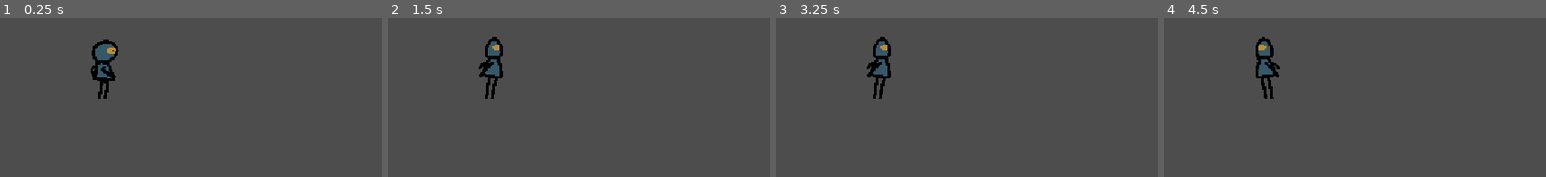
Above: before the commit, frames 1-4 (left to right).
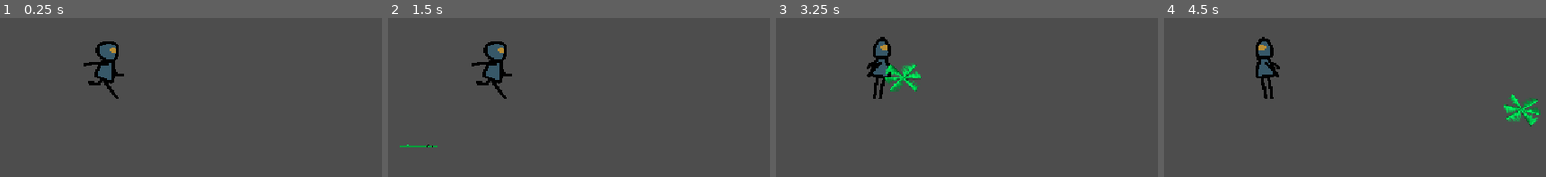
Above: after the commit, the same moments.

Repository: mr-chen-rui/Harvest-2026
Game: Godot game, scene res://test.tscn
Two runs of this game, one before a commit and one after it. Both use one fixed random seed, a clock stepped at 60 frames per second and the inputs below.
Inputs (mouse positions are in pixels of both pictures, inside the frame that each line leads up to):
- Up to frame 1 (0.25 s): no input
- Up to frame 2 (1.5 s): tap Enter at 0.5 s; move the mouse to (647, 40) at 0.52 s; hold Space (throw) 0.53-1.28 s; hold D (right) from 0.53 s (still down); click (647, 40) at 0.67 s; tap W (jump) at 0.77, 0.8, 1.07, 1.35 s; move the mouse to (outside the picture) at 1.27 s
- Up to frame 3 (3.25 s): tap W (jump) at 1.52, 1.82, 2.3, 3.02 s; tap Space (throw) at 1.55, 3.05 s; move the mouse to (outside the picture) at 2.02 s; release D (right) at 2.03 s; hold A (left) 2.03-2.78 s; hold Space (throw) 2.03-2.78 s; tap Enter at 2.75 s; move the mouse to (844, 142) at 2.77 s; hold D (right) from 2.78 s (still down); tap Alt at 2.85 s; click (844, 142) at 2.92 s
- Up to frame 4 (4.5 s): tap W (jump) at 3.32 s; move the mouse to (1484, 121) at 3.52 s; hold W (jump) 3.53-4.28 s; tap Shift at 3.6 s; move the mouse to (outside the picture) at 4.27 s; release D (right) at 4.28 s; hold A (left) from 4.28 s (still down); tap Space (throw) at 4.35 s

The runs differ from the first frame. In frame 1, 1.2% of the frame differs, in the area x 21-33%, y 13-51%; in frame 2, 1.2%, in the area x 3-33%, y 11-82%; in frame 3, 0.9%; in frame 4, 0.9%.

Commit message:
Made bamboo work

Diff:
--- /dev/null
+++ b/Entities/Player/bamboo.gd
@@ -0,0 +1,43 @@
+extends Node2D
+
+var stuck_in_wall : bool = false
+var returning : bool = false
+var velocity : Vector2 = Vector2(0,0)
+
+var player : Player
+
+# Called when the node enters the scene tree for the first time.
+func _ready() -> void:
+	if velocity.x < 0:
+		$cant_pierce.target_position = -$cant_pierce.target_position
+		$can_pierce.target_position = -$can_pierce.target_position
+
+
+# Called every frame. 'delta' is the elapsed time since the previous frame.
+func _process(delta: float) -> void:
+	if stuck_in_wall and Input.is_action_just_pressed("throw"):
+		stuck_in_wall = false
+		returning = true
+		$Bamboo.play("spin")
+	elif $can_pierce.is_colliding() and not stuck_in_wall and not returning:
+		$Bamboo.play("stuck")
+		stuck_in_wall = true
+		returning = false
+
+	if not stuck_in_wall and not returning:
+		$Bamboo.play("spin")
+		position += velocity * delta
+
+	if returning:
+		position += -(position - player.position).normalized() * 500 * delta
+		if (position - player.position).length() < 10:
+			queue_free()
+			player.has_bamboo = true
+
+	if stuck_in_wall:
+		if len($Area2D.get_overlapping_areas()) > 0:
+			for body in $Area2D.get_overlapping_areas():
+				if body.get_parent() is Player:
+					if player.velocity.y > player.JUMP_VELOCITY:
+						player.velocity.y = player.JUMP_VELOCITY
+						player.play_jump_anim()
--- a/Entities/Player/bamboo.tscn
+++ b/Entities/Player/bamboo.tscn
@@ -1,28 +1,32 @@
-[gd_scene load_steps=3 format=3 uid="uid://ultg626hge7t"]
+[gd_scene load_steps=4 format=3 uid="uid://ultg626hge7t"]
 
-[sub_resource type="GDScript" id="GDScript_1ipve"]
-script/source = "extends Node2D
+[ext_resource type="Script" uid="uid://bs7d8nn7t3iw6" path="res://Entities/Player/bamboo.gd" id="1_p78tj"]
+[ext_resource type="SpriteFrames" uid="uid://bhqw2ep6wenni" path="res://Entities/Player/bamboo_anims.tres" id="2_0eqah"]
 
-var stuck_in_wall : bool = false
-var returning : bool = false
-
-# Called when the node enters the scene tree for the first time.
-func _ready() -> void:
-	pass # Replace with function body.
-
-
-# Called every frame. 'delta' is the elapsed time since the previous frame.
-func _process(delta: float) -> void:
-	pass
-"
-
-[sub_resource type="CompressedTexture2D" id="CompressedTexture2D_48j5e"]
-load_path = "res://.godot/imported/bamboo_still.png-25b2923256472503b0f4143d281d399b.ctex"
+[sub_resource type="RectangleShape2D" id="RectangleShape2D_p78tj"]
+size = Vector2(60, 7.5)
 
 [node name="Bamboo" type="Node2D"]
-script = SubResource("GDScript_1ipve")
+script = ExtResource("1_p78tj")
 
-[node name="Stuck" type="Sprite2D" parent="."]
-position = Vector2(1, -14)
-scale = Vector2(0.5, 0.5)
-texture = SubResource("CompressedTexture2D_48j5e")
+[node name="Bamboo" type="AnimatedSprite2D" parent="."]
+position = Vector2(0, -4.9999995)
+scale = Vector2(0.2, 0.2)
+sprite_frames = ExtResource("2_0eqah")
+animation = &"stuck"
+
+[node name="can_pierce" type="RayCast2D" parent="."]
+target_position = Vector2(31, 0)
+collision_mask = 2
+
+[node name="cant_pierce" type="RayCast2D" parent="."]
+target_position = Vector2(31, 0)
+collision_mask = 4
+
+[node name="Area2D" type="Area2D" parent="."]
+collision_layer = 8
+collision_mask = 8
+
+[node name="CollisionShape2D" type="CollisionShape2D" parent="Area2D"]
+position = Vector2(1, 0)
+shape = SubResource("RectangleShape2D_p78tj")
--- /dev/null
+++ b/Entities/Player/bamboo_anims.tres
@@ -0,0 +1,35 @@
+[gd_resource type="SpriteFrames" load_steps=6 format=3 uid="uid://bhqw2ep6wenni"]
+
+[ext_resource type="Texture2D" uid="uid://dfxsf2fmo6k8p" path="res://Entities/Player/bamboo_spin/spin0000.png" id="1_a2bmn"]
+[ext_resource type="Texture2D" uid="uid://dtocenic81ywt" path="res://Entities/Player/bamboo_spin/spin0001.png" id="2_s1bnr"]
+[ext_resource type="Texture2D" uid="uid://bsds3p7xa38jw" path="res://Entities/Player/bamboo_spin/spin0003.png" id="3_wicid"]
+[ext_resource type="Texture2D" uid="uid://dgq50l874bduv" path="res://Entities/Player/bamboo_spin/spin0002.png" id="4_bbo7i"]
+[ext_resource type="Texture2D" uid="uid://binrudb3lt62s" path="res://Entities/Player/bamboo.png" id="5_dxilh"]
+
+[resource]
+animations = [{
+"frames": [{
+"duration": 1.0,
+"texture": ExtResource("1_a2bmn")
+}, {
+"duration": 1.0,
+"texture": ExtResource("2_s1bnr")
+}, {
+"duration": 1.0,
+"texture": ExtResource("3_wicid")
+}, {
+"duration": 1.0,
+"texture": ExtResource("4_bbo7i")
+}],
+"loop": true,
+"name": &"spin",
+"speed": 24.0
+}, {
+"frames": [{
+"duration": 1.0,
+"texture": ExtResource("5_dxilh")
+}],
+"loop": false,
+"name": &"stuck",
+"speed": 5.0
+}]
--- a/Entities/Player/player.gd
+++ b/Entities/Player/player.gd
@@ -1,11 +1,14 @@
 extends CharacterBody2D
-
+class_name Player
 
 const SPEED : float = 300.0
 const GRAVITY : Vector2 = Vector2.DOWN * 1000
 const JUMP_VELOCITY : float = -500.0
 const RISING_GRAVITY_MODIFIER : float = 0.75
 const FALL_GRAVITY : Vector2 = Vector2.DOWN * 2000
+const throw_velocity : float = 500
+
+@export var bamboo : PackedScene
 
 var has_bamboo : bool = true
 
@@ -27,8 +30,8 @@
 	if Input.is_action_just_released("jump") and velocity.y < 0:
 		velocity.y = JUMP_VELOCITY/4
 
-	if Input.is_action_pressed("throw") and has_bamboo:
-		throwBamboo()
+	if Input.is_action_just_pressed("throw") and has_bamboo:
+		throw_bamboo()
 		has_bamboo = false
 
 	# Get the input direction and handle the movement/deceleration.
@@ -54,9 +57,15 @@
 
 	if is_on_floor() and velocity.y == 0:
 		if running:
-			$AnimatedSprite2D.play("run")
+			if has_bamboo:
+				$AnimatedSprite2D.play("run")
+			else:
+				$AnimatedSprite2D.play("run_bambooless")
 		else:
-			$AnimatedSprite2D.play("idle")
+			if has_bamboo:
+				$AnimatedSprite2D.play("idle")
+			else:
+				$AnimatedSprite2D.play("idle_bambooless")
 
 	move_and_slide()
 
@@ -66,5 +75,15 @@
 	return FALL_GRAVITY
 
 
-func throwBamboo():
-	pass
+func throw_bamboo():
+	var bamboo_instance = bamboo.instantiate()
+	bamboo_instance.position = position
+	bamboo_instance.player = self
+	if facing_right:
+		bamboo_instance.velocity = Vector2(throw_velocity,0)
+	else:
+		bamboo_instance.velocity = Vector2(-throw_velocity,0)
+	add_sibling(bamboo_instance)
+
+func play_jump_anim():
+	$AnimatedSprite2D.play("jump")
--- a/Entities/Player/player.tscn
+++ b/Entities/Player/player.tscn
@@ -1,8 +1,9 @@
-[gd_scene load_steps=6 format=3 uid="uid://cdumo0hd4svgx"]
+[gd_scene load_steps=7 format=3 uid="uid://cdumo0hd4svgx"]
 
 [ext_resource type="Shader" uid="uid://d2rmtte4gjgoo" path="res://Entities/hit_flash.gdshader" id="1_mv1ah"]
 [ext_resource type="Script" uid="uid://cvrkah4aei7dm" path="res://Entities/Player/player.gd" id="2_3uyv8"]
 [ext_resource type="SpriteFrames" uid="uid://c222uyxke55dp" path="res://Entities/Player/player_anims.tres" id="3_lu8i8"]
+[ext_resource type="PackedScene" uid="uid://ultg626hge7t" path="res://Entities/Player/bamboo.tscn" id="3_tekja"]
 
 [sub_resource type="ShaderMaterial" id="ShaderMaterial_3uyv8"]
 shader = ExtResource("1_mv1ah")
@@ -15,7 +16,9 @@
 
 [node name="Player" type="CharacterBody2D"]
 material = SubResource("ShaderMaterial_3uyv8")
+collision_layer = 9
 script = ExtResource("2_3uyv8")
+bamboo = ExtResource("3_tekja")
 
 [node name="CollisionShape2D" type="CollisionShape2D" parent="."]
 shape = SubResource("CapsuleShape2D_lu8i8")
@@ -25,6 +28,13 @@
 [node name="AnimatedSprite2D" type="AnimatedSprite2D" parent="."]
 scale = Vector2(0.5, 0.5)
 sprite_frames = ExtResource("3_lu8i8")
-animation = &"jump"
+animation = &"run_bambooless"
 offset = Vector2(-23.78, -134.43)
 flip_h = true
+
+[node name="Hurtbox" type="Area2D" parent="."]
+collision_layer = 8
+collision_mask = 8
+
+[node name="CollisionShape2D" type="CollisionShape2D" parent="Hurtbox"]
+shape = SubResource("CapsuleShape2D_lu8i8")
--- a/Entities/Player/player_anims.tres
+++ b/Entities/Player/player_anims.tres
@@ -6,11 +6,15 @@
 [ext_resource type="Texture2D" uid="uid://d4a7i53w3ipw" path="res://Entities/Player/idle/idle0003.png" id="4_05rwf"]
 [ext_resource type="Texture2D" uid="uid://ctgjmd6pvskq6" path="res://Entities/Player/jump/jump0000.png" id="5_73ovu"]
 [ext_resource type="Texture2D" uid="uid://deyqhsr8yhko6" path="res://Entities/Player/run/run0000.png" id="5_c08mx"]
+[ext_resource type="Texture2D" uid="uid://ci5q55yptmrhv" path="res://Entities/Player/idle_bambooless/idle_bambooless0000.png" id="5_vic0h"]
 [ext_resource type="Texture2D" uid="uid://ce7ain13oxfso" path="res://Entities/Player/run/run0001.png" id="6_blxkm"]
 [ext_resource type="Texture2D" uid="uid://dx7lqqjmf2b5f" path="res://Entities/Player/jump/jump0001.png" id="6_mwycg"]
+[ext_resource type="Texture2D" uid="uid://rjqyv24nefnx" path="res://Entities/Player/idle_bambooless/idle_bambooless0001.png" id="6_t3wu0"]
 [ext_resource type="Texture2D" uid="uid://2pqovtgaq5vn" path="res://Entities/Player/jump/jump0002.png" id="7_dgjgr"]
+[ext_resource type="Texture2D" uid="uid://c54h0d3rufwgh" path="res://Entities/Player/idle_bambooless/idle_bambooless0002.png" id="7_he6gv"]
 [ext_resource type="Texture2D" uid="uid://c6yd53atwgrwy" path="res://Entities/Player/run/run0002.png" id="7_pfmm3"]
 [ext_resource type="Texture2D" uid="uid://y0rpw2667me2" path="res://Entities/Player/jump/jump0003.png" id="8_2png1"]
+[ext_resource type="Texture2D" uid="uid://b2v6kknsek77v" path="res://Entities/Player/idle_bambooless/idle_bambooless0003.png" id="8_8rwn3"]
 [ext_resource type="Texture2D" uid="uid://7udqnny5xfsb" path="res://Entities/Player/run/run0003.png" id="8_ay61t"]
 [ext_resource type="Texture2D" uid="uid://dntif6rgt1ncn" path="res://Entities/Player/run/run0004.png" id="9_73ovu"]
 [ext_resource type="Texture2D" uid="uid://67c1mj6yrtlu" path="res://Entities/Player/run/run0005.png" id="10_mwycg"]
@@ -20,6 +24,18 @@
 [ext_resource type="Texture2D" uid="uid://bq132yrdeabs3" path="res://Entities/Player/run/run0009.png" id="14_6hwto"]
 [ext_resource type="Texture2D" uid="uid://jticvufuax7c" path="res://Entities/Player/run/run0010.png" id="15_ceubt"]
 [ext_resource type="Texture2D" uid="uid://cno34ixybn3lk" path="res://Entities/Player/run/run0011.png" id="16_alp4v"]
+[ext_resource type="Texture2D" uid="uid://cov46fqigrllm" path="res://Entities/Player/run_bambooless/run_bambooless0000.png" id="25_hns2g"]
+[ext_resource type="Texture2D" uid="uid://dbeqg3a21ye4b" path="res://Entities/Player/run_bambooless/run_bambooless0001.png" id="26_3s1jb"]
+[ext_resource type="Texture2D" uid="uid://rospqq10614e" path="res://Entities/Player/run_bambooless/run_bambooless0002.png" id="27_ld740"]
+[ext_resource type="Texture2D" uid="uid://caa3nceaccmh0" path="res://Entities/Player/run_bambooless/run_bambooless0003.png" id="28_aywq2"]
+[ext_resource type="Texture2D" uid="uid://j4p2y6vv051q" path="res://Entities/Player/run_bambooless/run_bambooless0004.png" id="29_ou14v"]
+[ext_resource type="Texture2D" uid="uid://dpc5jqxpf41qs" path="res://Entities/Player/run_bambooless/run_bambooless0005.png" id="30_1v3kf"]
+[ext_resource type="Texture2D" uid="uid://bseqnbjeuqefj" path="res://Entities/Player/run_bambooless/run_bambooless0006.png" id="31_j8ufk"]
+[ext_resource type="Texture2D" uid="uid://dvkn2j4kfb2me" path="res://Entities/Player/run_bambooless/run_bambooless0007.png" id="32_7bf6p"]
+[ext_resource type="Texture2D" uid="uid://c20yyvsuhmkal" path="res://Entities/Player/run_bambooless/run_bambooless0008.png" id="33_mxn2i"]
+[ext_resource type="Texture2D" uid="uid://bggwoov8n7oij" path="res://Entities/Player/run_bambooless/run_bambooless0009.png" id="34_eastt"]
+[ext_resource type="Texture2D" uid="uid://bxjjwrj0h4b0f" path="res://Entities/Player/run_bambooless/run_bambooless0010.png" id="35_jd7li"]
+[ext_resource type="Texture2D" uid="uid://bi5rf0y2evag2" path="res://Entities/Player/run_bambooless/run_bambooless0011.png" id="36_6ojne"]
 
 [resource]
 animations = [{
@@ -38,6 +54,23 @@
 }],
 "loop": false,
 "name": &"idle",
+"speed": 5.0
+}, {
+"frames": [{
+"duration": 1.0,
+"texture": ExtResource("5_vic0h")
+}, {
+"duration": 1.0,
+"texture": ExtResource("6_t3wu0")
+}, {
+"duration": 1.0,
+"texture": ExtResource("7_he6gv")
+}, {
+"duration": 1.0,
+"texture": ExtResource("8_8rwn3")
+}],
+"loop": false,
+"name": &"idle_bambooless",
 "speed": 5.0
 }, {
 "frames": [{
@@ -97,4 +130,45 @@
 "loop": false,
 "name": &"run",
 "speed": 10.0
+}, {
+"frames": [{
+"duration": 1.0,
+"texture": ExtResource("25_hns2g")
+}, {
+"duration": 1.0,
+"texture": ExtResource("26_3s1jb")
+}, {
+"duration": 1.0,
+"texture": ExtResource("27_ld740")
+}, {
+"duration": 1.0,
+"texture": ExtResource("28_aywq2")
+}, {
+"duration": 1.0,
+"texture": ExtResource("29_ou14v")
+}, {
+"duration": 1.0,
+"texture": ExtResource("30_1v3kf")
+}, {
+"duration": 1.0,
+"texture": ExtResource("31_j8ufk")
+}, {
+"duration": 1.0,
+"texture": ExtResource("32_7bf6p")
+}, {
+"duration": 1.0,
+"texture": ExtResource("33_mxn2i")
+}, {
+"duration": 1.0,
+"texture": ExtResource("34_eastt")
+}, {
+"duration": 1.0,
+"texture": ExtResource("35_jd7li")
+}, {
+"duration": 1.0,
+"texture": ExtResource("36_6ojne")
+}],
+"loop": false,
+"name": &"run_bambooless",
+"speed": 10.0
 }]
--- a/Transitions/Blob/transition.tres
+++ b/Transitions/Blob/transition.tres
@@ -28,12 +28,6 @@
 [ext_resource type="Texture2D" uid="uid://c2xgjalf3x550" path="res://Transitions/Blob/Raw/0026.png" id="26_48i0h"]
 [ext_resource type="Texture2D" uid="uid://tflx7hdklf0u" path="res://Transitions/Blob/Raw/0027.png" id="27_e8mm3"]
 
-[sub_resource type="CompressedTexture2D" id="CompressedTexture2D_gu3xc"]
-load_path = "res://.godot/imported/0028.png-546c7ac55fc1bea263c9baaa1129dc07.ctex"
-
-[sub_resource type="CompressedTexture2D" id="CompressedTexture2D_432gm"]
-load_path = "res://.godot/imported/0029.png-f59d45d3b74a3961f86319a69d3769cd.ctex"
-
 [resource]
 animations = [{
 "frames": [{
@@ -117,12 +111,6 @@
 }, {
 "duration": 1.0,
 "texture": ExtResource("27_e8mm3")
-}, {
-"duration": 1.0,
-"texture": SubResource("CompressedTexture2D_gu3xc")
-}, {
-"duration": 1.0,
-"texture": SubResource("CompressedTexture2D_432gm")
 }],
 "loop": false,
 "name": &"Transition",
--- a/project.godot
+++ b/project.godot
@@ -49,6 +49,13 @@
 ]
 }
 
+[layer_names]
+
+2d_physics/layer_1="Physics"
+2d_physics/layer_2="Grappleable"
+2d_physics/layer_3="Nongrappleable"
+2d_physics/layer_4="Bounce"
+
 [rendering]
 
 textures/canvas_textures/default_texture_filter=0
--- a/test.tscn
+++ b/test.tscn
@@ -1,8 +1,11 @@
-[gd_scene load_steps=3 format=3 uid="uid://xiqfx6fo35ye"]
+[gd_scene load_steps=4 format=3 uid="uid://xiqfx6fo35ye"]
 
 [ext_resource type="PackedScene" uid="uid://cdumo0hd4svgx" path="res://Entities/Player/player.tscn" id="1_37kl0"]
 
 [sub_resource type="WorldBoundaryShape2D" id="WorldBoundaryShape2D_8uh7m"]
+
+[sub_resource type="RectangleShape2D" id="RectangleShape2D_37kl0"]
+size = Vector2(127, 138)
 
 [node name="Test" type="Node2D"]
 
@@ -13,3 +16,11 @@
 
 [node name="Player" parent="." instance=ExtResource("1_37kl0")]
 position = Vector2(0, -128)
+
+[node name="StaticBody2D2" type="StaticBody2D" parent="."]
+position = Vector2(0, -128)
+collision_layer = 3
+
+[node name="CollisionShape2D" type="CollisionShape2D" parent="StaticBody2D2"]
+position = Vector2(256, 61)
+shape = SubResource("RectangleShape2D_37kl0")
Binary file added: Background/parallax_1.png
Not shown, added: Background/parallax_1.png.import
Not shown, added: Entities/Player/bamboo.gd.uid
Binary file added: Entities/Player/bamboo.png
Not shown, added: Entities/Player/bamboo.png.import
Binary file added: Entities/Player/bamboo_spin/spin0000.png
Not shown, added: Entities/Player/bamboo_spin/spin0000.png.import
Binary file added: Entities/Player/bamboo_spin/spin0001.png
Not shown, added: Entities/Player/bamboo_spin/spin0001.png.import
Binary file added: Entities/Player/bamboo_spin/spin0002.png
Not shown, added: Entities/Player/bamboo_spin/spin0002.png.import
Binary file added: Entities/Player/bamboo_spin/spin0003.png
(and 42 more such lines)
